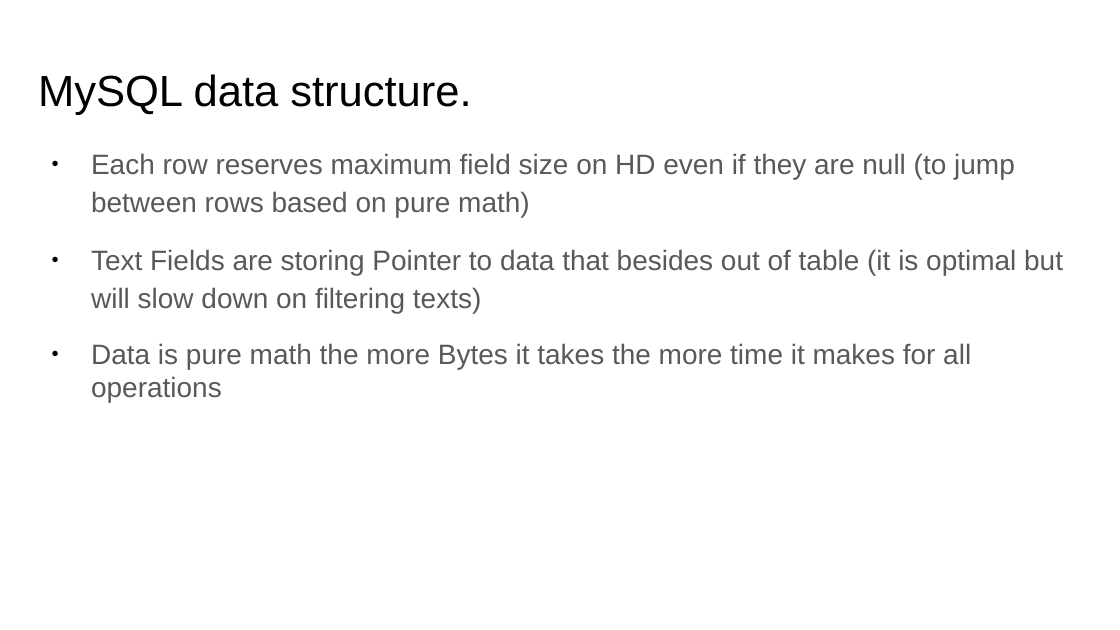
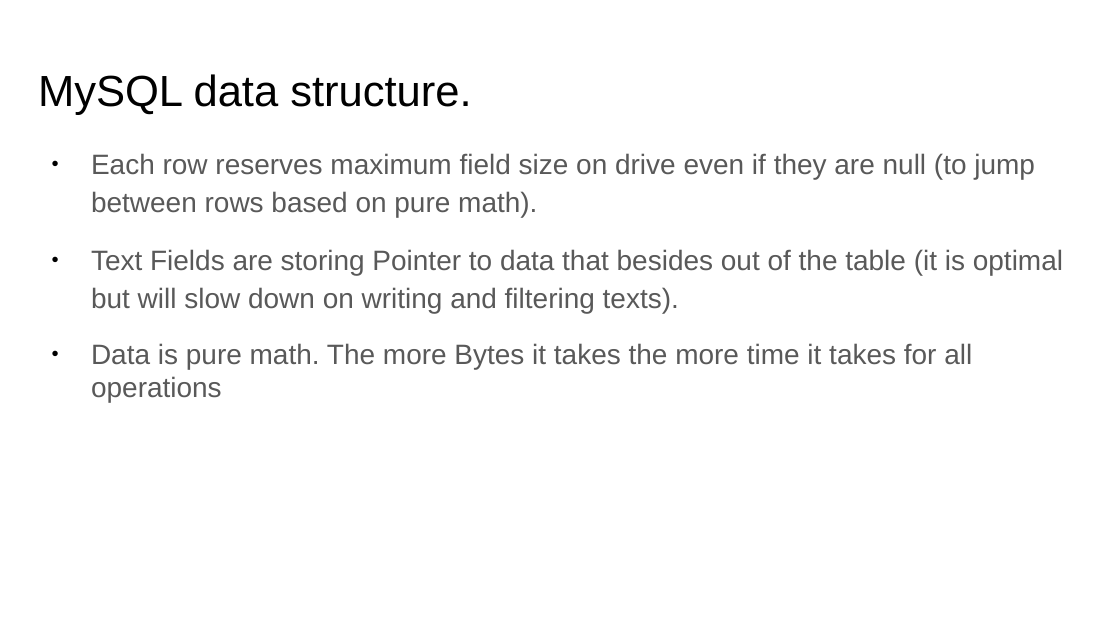
Before and after one commit to Neznajki/devclub-high-load-db, a slide deck: slide 10 of High Load System DB.pptx (slide 11 before the commit). Drawn at 1120x630 pixels with LibreOffice and Linux fonts; fonts in the diff are those of the drawing. Boxes give left, top, right and bottom in pixels: in the first picture for what was removed or moved away, otherwise in the second. Text is boxed around its words. In the diff, an @@ line names an element or a change of style, - is before the commit and + after.

Commit message:
fixed grammar.

```diff
--- a/High Load System DB.pptx
+++ b/High Load System DB.pptx
@@ text at box(91, 153, 1063, 403): text changed @@
-● Each row reserves maximum field size on HD even if they are null (to jump between rows based on pure math)
-● Text Fields are storing Pointer to data that besides out of table (it is optimal but will slow down on filtering texts)
-● Data is pure math the more Bytes it takes the more time it makes for all operations
+● Each row reserves maximum field size on drive even if they are null (to jump between rows based on pure math).
+● Text Fields are storing Pointer to data that besides out of the table (it is optimal but will slow down on writing and filtering texts).
+● Data is pure math. The more Bytes it takes the more time it takes for all operations
```
Also in this commit, not shown: 22 other slides changed, 1 slide removed.
